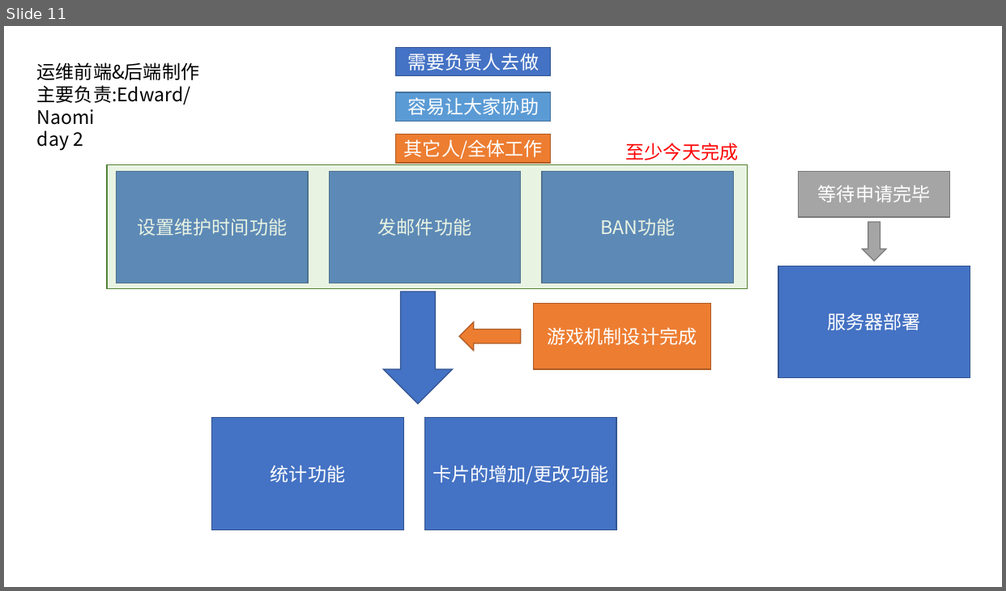
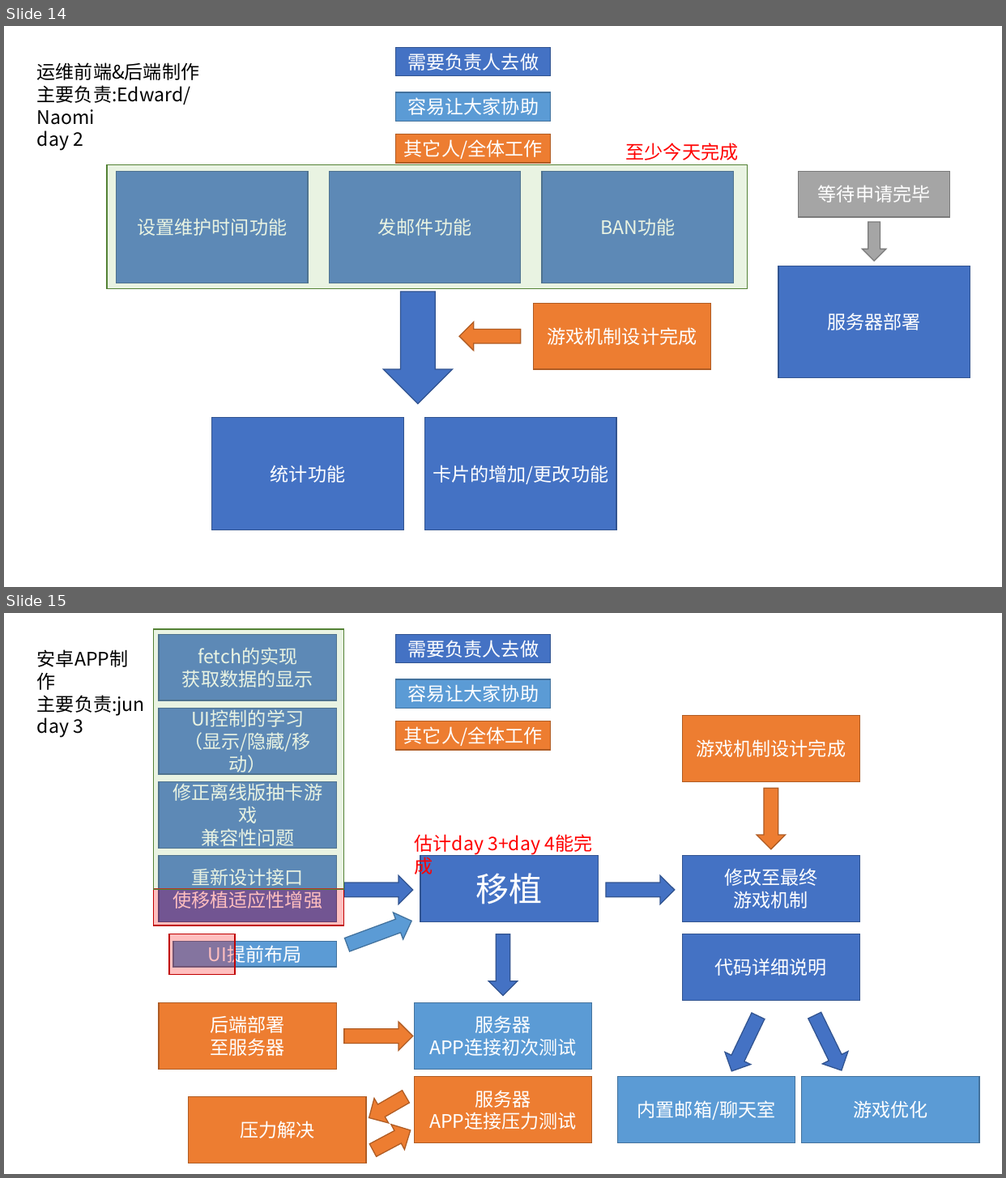
Before and after one commit to bluelaserpointer/CardGame, a slide deck: plan/抽卡手游.pptx. Shown one above the other, each under a label of ours: slide 11 before the commit, slides 14 and 15 after it. The pictures are 1006x591 and 1006x1178 pixels, drawn with LibreOffice and Linux fonts; fonts in the diff are those of the drawing. Boxes give left, top, right and bottom in pixels: in the first picture for what was removed or moved away, otherwise in the second. Text is boxed around its words. In the diff, an @@ line names an element or a change of style, - is before the commit and + after.

Commit message:
Update 抽卡手游.pptx
追加了解决安全性问题的计划

```diff
--- a/plan/抽卡手游.pptx
+++ b/plan/抽卡手游.pptx
@@ slide 15 added at [4, 613, 1002, 1174], background #FFFFFF @@
@@ rectangle added at [153, 629, 344, 890], fill #A9D18E at 25% opacity, outline #548235 1 pt @@
@@ rectangle added at [159, 634, 336, 700], fill #4472C4, outline #325491 1 pt, 18 pt, text #FFFFFF @@
+fetch的实现
+获取数据的显示
@@ rectangle added at [396, 634, 552, 662], fill #4472C4, outline #325491 1 pt, 18 pt, text #FFFFFF @@
+需要负责人去做
@@ text added at [37, 649, 145, 738], 18 pt, text #000000 @@
+安卓APP制作
+主要负责:jun
+day 3
@@ rectangle added at [396, 679, 552, 708], fill #5B9BD5, outline #43739E 1 pt, 18 pt, text #FFFFFF @@
+容易让大家协助
@@ rectangle added at [159, 708, 336, 775], fill #4472C4, outline #325491 1 pt, 18 pt, text #FFFFFF @@
+UI控制的学习
+（显示/隐藏/移动）
@@ rectangle added at [396, 722, 552, 750], fill #ED7D31, outline #AF5C24 1 pt, 18 pt, text #FFFFFF @@
+其它人/全体工作
@@ rectangle added at [682, 716, 859, 782], fill #ED7D31, outline #AF5C24 1 pt, 18 pt, text #FFFFFF @@
+游戏机制设计完成
@@ rectangle added at [159, 782, 336, 849], fill #4472C4, outline #325491 1 pt, 18 pt, text #FFFFFF @@
+修正离线版抽卡游戏
+兼容性问题
@@ right arrow added at [757, 788, 786, 850], fill #ED7D31, outline #AF5C24 1 pt @@
@@ rectangle added at [159, 855, 336, 922], fill #4472C4, outline #325491 1 pt, 18 pt, text #FFFFFF @@
+重新设计接口
+使移植适应性增强
@@ text added at [415, 834, 540, 855], 18 pt, text #FF0000 @@
+估计day 3+day 4能完成
@@ rectangle added at [420, 855, 598, 922], fill #4472C4, outline #325491 1 pt, 32 pt, text #FFFFFF @@
+移植
@@ rectangle added at [682, 855, 859, 922], fill #4472C4, outline #325491 1 pt, 18 pt, text #FFFFFF @@
+修改至最终
+游戏机制
@@ right arrow added at [344, 875, 413, 905], fill #4472C4, outline #325491 1 pt @@
@@ right arrow added at [606, 875, 675, 905], fill #4472C4, outline #325491 1 pt @@
@@ rectangle added at [153, 888, 344, 925], fill #FF0000 at 25% opacity, outline #C00000 1 pt @@
@@ right arrow added at [343, 907, 417, 958], fill #5B9BD5, outline #43739E 1 pt @@
@@ rectangle added at [169, 934, 236, 974], fill #FF0000 at 25% opacity, outline #C00000 1 pt @@
@@ rectangle added at [173, 942, 336, 967], fill #5B9BD5, outline #43739E 1 pt, 18 pt, text #FFFFFF @@
+UI提前布局
@@ right arrow added at [489, 934, 518, 995], fill #4472C4, outline #325491 1 pt @@
@@ rectangle added at [682, 934, 859, 1001], fill #4472C4, outline #325491 1 pt, 18 pt, text #FFFFFF @@
+代码详细说明
@@ rectangle added at [159, 1003, 336, 1070], fill #ED7D31, outline #AF5C24 1 pt, 18 pt, text #FFFFFF @@
+后端部署
+至服务器
@@ right arrow added at [344, 1022, 413, 1050], fill #ED7D31, outline #AF5C24 1 pt @@
@@ rectangle added at [414, 1003, 592, 1070], fill #5B9BD5, outline #43739E 1 pt, 18 pt, text #FFFFFF @@
+服务器
+APP连接初次测试
@@ right arrow added at [719, 1010, 771, 1077], fill #4472C4, outline #325491 1 pt @@
@@ right arrow added at [802, 1010, 854, 1077], fill #4472C4, outline #325491 1 pt @@
@@ rectangle added at [189, 1097, 366, 1163], fill #ED7D31, outline #AF5C24 1 pt, 18 pt, text #FFFFFF @@
+压力解决
@@ right arrow added at [362, 1085, 413, 1131], fill #ED7D31, outline #AF5C24 1 pt @@
@@ rectangle added at [414, 1077, 592, 1144], fill #ED7D31, outline #AF5C24 1 pt, 18 pt, text #FFFFFF @@
+服务器
+APP连接压力测试
@@ rectangle added at [618, 1077, 795, 1144], fill #5B9BD5, outline #43739E 1 pt, 18 pt, text #FFFFFF @@
+内置邮箱/聊天室
@@ rectangle added at [802, 1077, 979, 1144], fill #5B9BD5, outline #43739E 1 pt, 18 pt, text #FFFFFF @@
+游戏优化
@@ right arrow added at [367, 1118, 418, 1163], fill #ED7D31, outline #AF5C24 1 pt @@
@@ what was slide 11 is now slide 14 @@
```
Also in this commit, not shown: 3 other slides added.
